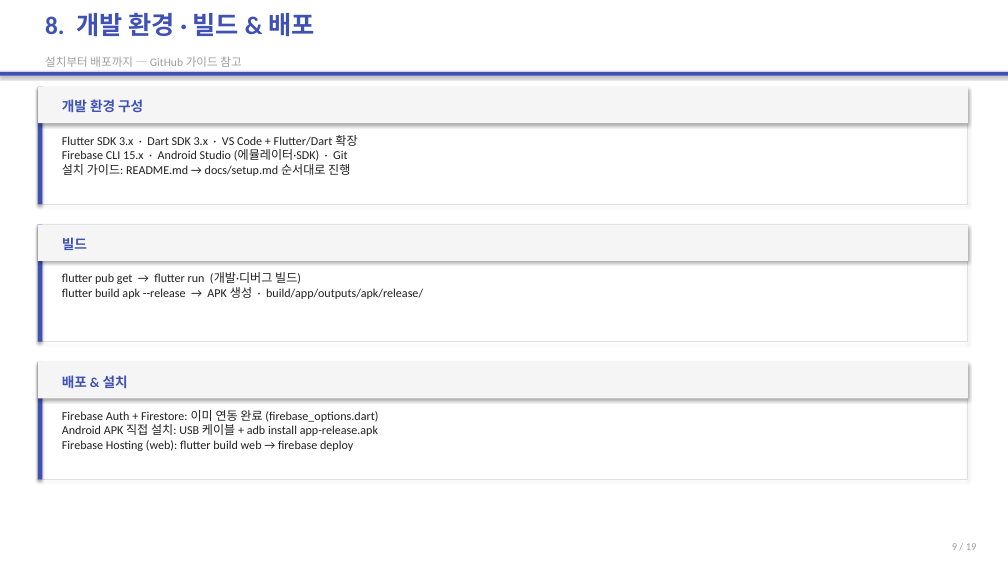
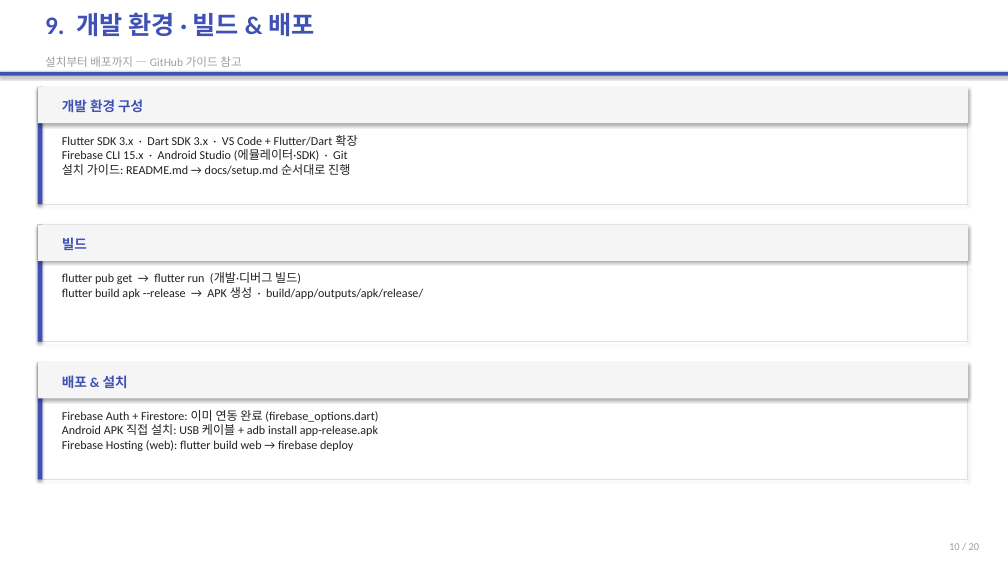
Before and after one commit to 2022136020/project_c, a slide deck: slide 10 of portfolio-tracker/presentation/portfolio-tracker-final.pptx (slide 9 before the commit). Drawn at 1008x567 pixels with LibreOffice and Linux fonts; fonts in the diff are those of the drawing. Boxes give left, top, right and bottom in pixels: in the first picture for what was removed or moved away, otherwise in the second. Text is boxed around its words. In the diff, an @@ line names an element or a change of style, - is before the commit and + after.

```diff
--- a/portfolio-tracker/presentation/portfolio-tracker-final.pptx
+++ b/portfolio-tracker/presentation/portfolio-tracker-final.pptx
@@ text at [45,12,314,37]: text changed @@
-8. 개발 환경 · 빌드 & 배포
+9. 개발 환경 · 빌드 & 배포
@@ text at [949,543,980,550]: text changed @@
-9 / 19
+10 / 20
```
Also in this commit, not shown: 17 other slides changed, 1 slide added, 22 other files.
